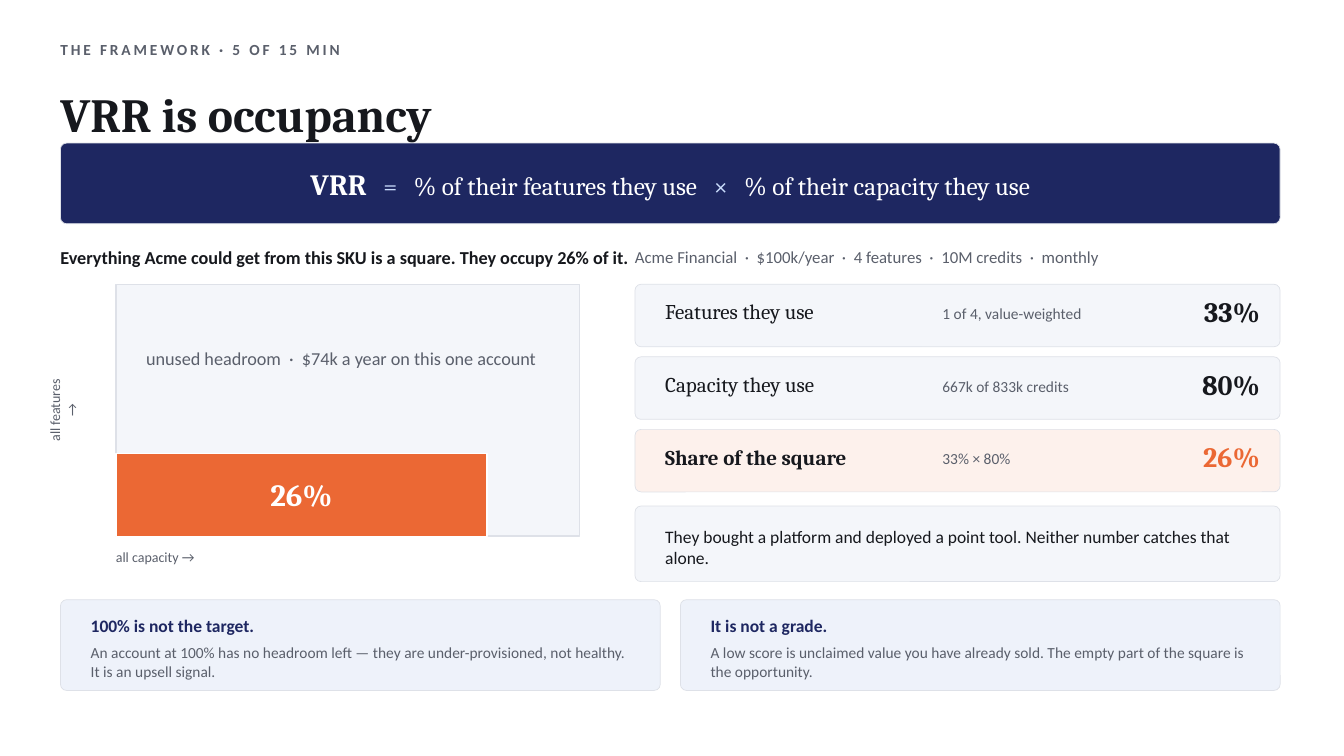
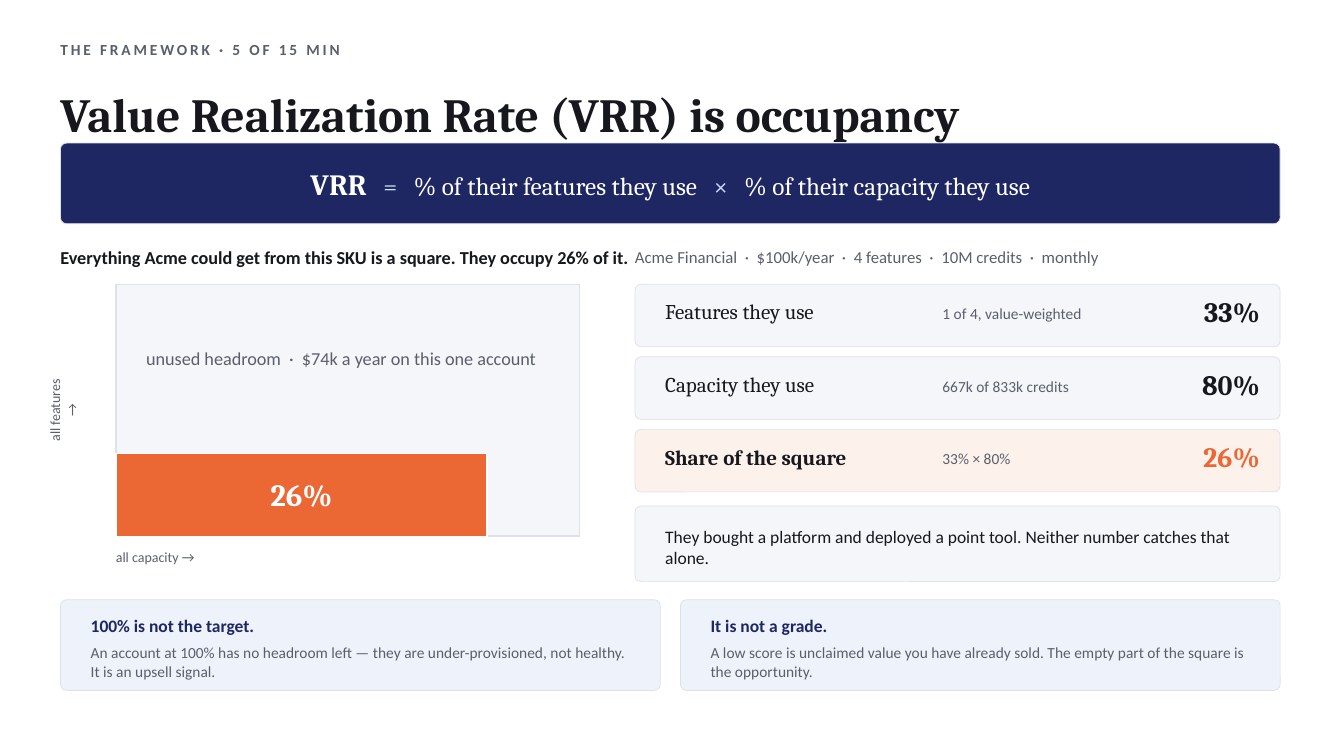
Before and after one commit to suraj-iyer9/AnalyticsFW-Aug2026, a slide deck: slide 4 of docs/executive_deck.pptx. Drawn at 1344x756 pixels with LibreOffice and Linux fonts; fonts in the diff are those of the drawing. Boxes give left, top, right and bottom in pixels: in the first picture for what was removed or moved away, otherwise in the second. Text is boxed around its words. In the diff, an @@ line names an element or a change of style, - is before the commit and + after.

```diff
--- a/docs/executive_deck.pptx
+++ b/docs/executive_deck.pptx
@@ text at (60, 97, 960, 142): text changed @@
-VRR is occupancy
+Value Realization Rate (VRR) is occupancy
```
Also in this commit, not shown: 1 other slide changed, 2 other files.
